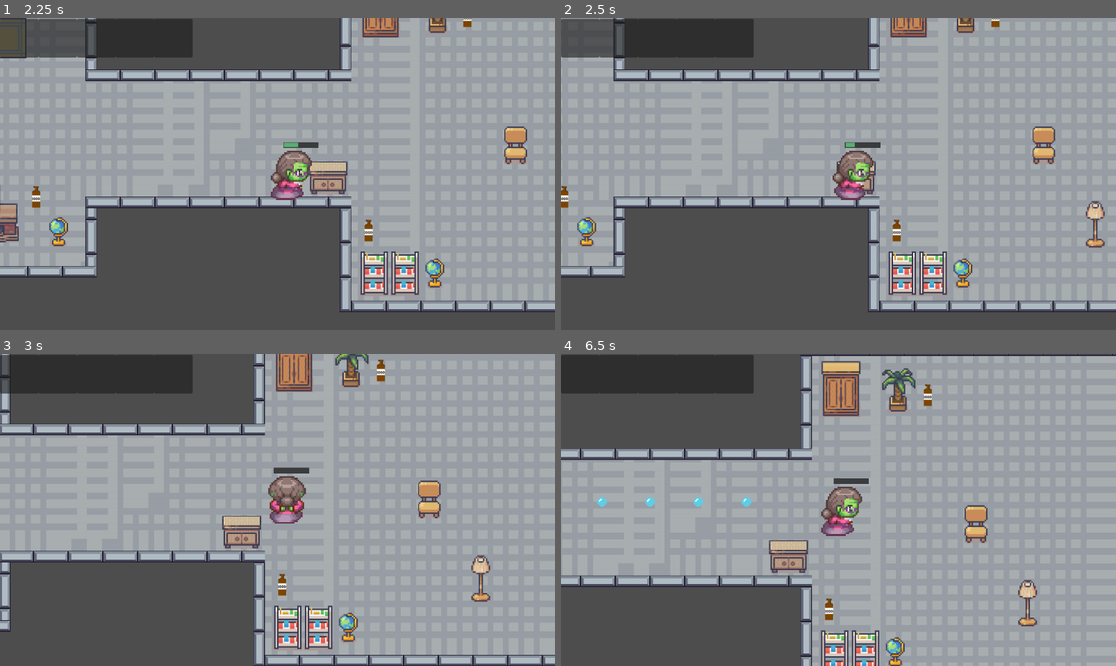
Above: before the commit, frames 1-4 (two rows, left to right).
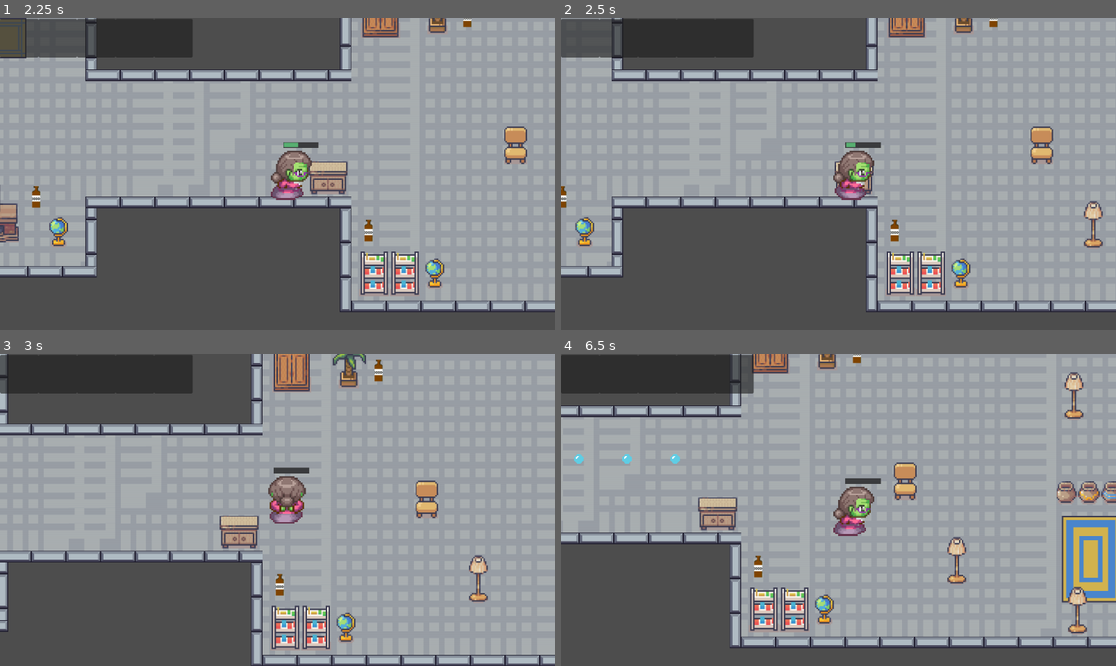
Above: after the commit, the same moments.

Repository: NickPerlich/Deathma
Game: Godot game, scene res://main.tscn
The game is run twice, just before and just after one commit, with the same random seed, the same clock (stepped at 60 frames per second) and the same inputs. The engine's default icon, where the game draws it, is replaced by a stand-in: a white triangle on a blue panel in a dark square.
Inputs (mouse positions are in pixels of both pictures, inside the frame that each line leads up to):
- Up to frame 1 (2.25 s): move the mouse to (399, 158) at 0.52 s; hold D (input_right) 0.53-1.28 s; hold Right mouse button (shoot) 0.53-1.28 s; move the mouse to (166, 189) at 1.27 s; hold S (input_down) 1.28-2.03 s; tap 1 (Slot_1) at 1.35 s; right-click (166, 189) at 1.55 s; move the mouse to (333, 105) at 2.02 s; hold D (input_right) from 2.03 s (still down); hold 2 (Slot_2) from 2.03 s (still down)
- Up to frame 2 (2.5 s): keep holding D (input_right); keep holding 2 (Slot_2); right-click (894, 105) at 2.3 s
- Up to frame 3 (3 s): move the mouse to (249, 572) at 2.77 s; release D (input_right) at 2.78 s; release 2 (Slot_2) at 2.78 s; hold W (input_up) from 2.78 s (still down); tap 3 (Slot_3) at 2.85 s
- Up to frame 4 (6.5 s): right-click (810, 572) at 3.05 s; move the mouse to (1005, 556) at 3.52 s; release W (input_up) at 3.53 s; hold 4 (Slot_4) 3.53-4.28 s; hold A (input_left) 3.53-5.03 s; right-click (1005, 556) at 3.8 s; move the mouse to (672, 463) at 4.27 s; tap 5 (Slot_5) at 4.35 s; right-click (672, 463) at 4.55 s; move the mouse to (866, 510) at 5.02 s; press the mouse at (866, 510) at 5.03 s; hold S (input_down) 5.03-5.78 s; right-click (866, 510) at 5.3 s; move the mouse to (755, 432) at 5.77 s; release the mouse at (755, 432) at 5.78 s; hold D (input_right) from 5.78 s (still down); right-click (755, 432) at 5.85 s

Frame 1 is identical in both runs. In frame 2, 4.5% of the frame differs, in the area x 0-98%, y 0-95%; in frame 3, 5.1%; in frame 4, 33%, in the area x 0-100%, y 0-100%.
Error before the commit: Invalid type in function 'set_texture' in base 'Sprite2D'. Cannot convert argument 1 from int to Object. (res://projectile.gd:15)
Error after the commit: Invalid access of index '0' on a base object of type: 'Array'. (res://inventory.gd:30)

Commit message:
added shoot safeguard

Diff:
--- a/Lab 5 Moving Character/Scenes/main_character.gd
+++ b/Lab 5 Moving Character/Scenes/main_character.gd
@@ -70,7 +70,9 @@
 	var player_pos = get_global_position()
 	$Node2D.look_at(mouse_pos)
 	if Input.is_action_just_pressed("shoot"):
-		shoot(mouse_pos)
+		if bulletCount:
+			shoot(mouse_pos)
+			bulletCount -=1
 
 func _set_health(value):
 	#if health <= 0
@@ -90,6 +92,7 @@
 	velocity = self.get_position() - hooked_position
 
 func shoot(mouse_position):
+
 	var projectile = projectilePath.instantiate()
 	projectile.changeCollisionShape(curCollisionShape)
 	projectile.changeTexture(curTexture,curRect_region)
@@ -102,13 +105,8 @@
 
 
 func _on_tongue_collected(texture, collisionShape, rect_region):
-	#var p = projectilePath.instantiate()
-	#p.changeTexture(texture, rect_region)
-	#p.changeCollisionShape(collisionShape)
-	#get_parent().add_child(p)
-	#p.position = $Node2D/Marker2D.global_position
-	curCollisionShape=curCollisionShape
+	bulletCount += 1
+	curCollisionShape=collisionShape
 	curRect_region=rect_region
 	curTexture=texture
-	print(texture,collisionShape,rect_region)
 	pass # Replace with function body.
--- a/Lab 5 Moving Character/projectile.gd
+++ b/Lab 5 Moving Character/projectile.gd
@@ -19,7 +19,7 @@
 
 
 func changeCollisionShape(collisionShape):
-	#$CollisionShape2D.position = collisionShape
+	$CollisionShape2D.position = collisionShape
 
 	print("shape changed to", $CollisionShape2D.position)
 	return
